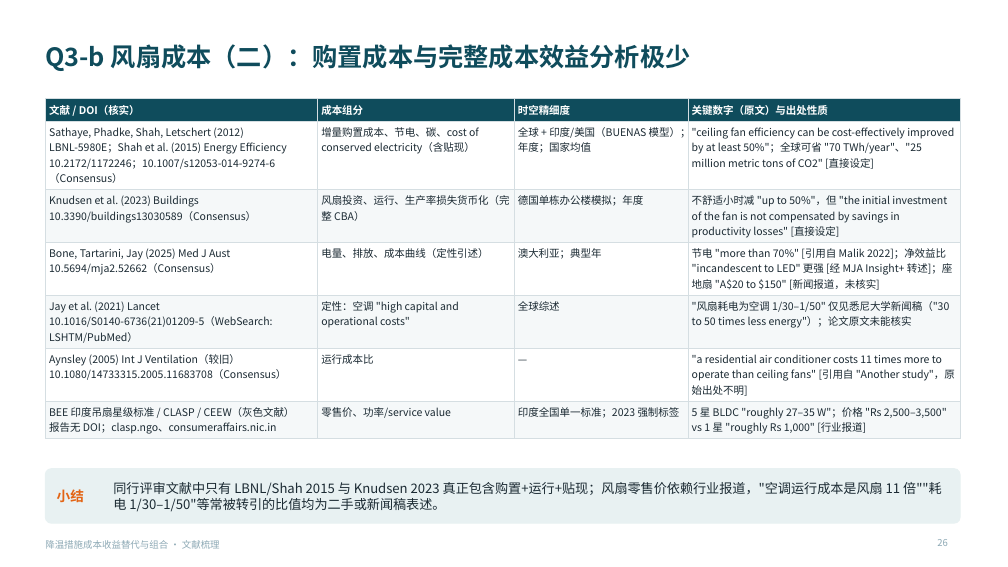
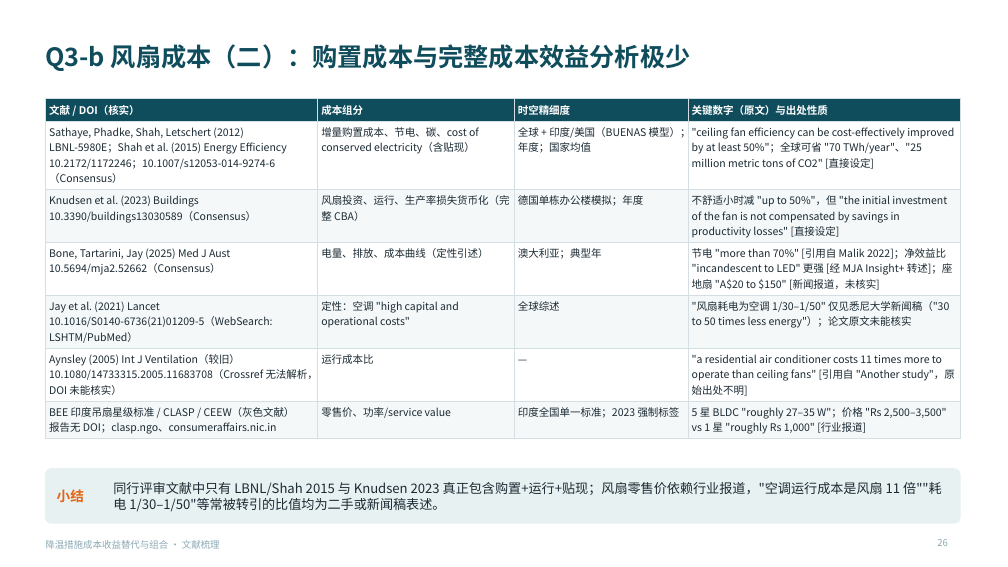
Before and after one commit to BoBoOrangeBIT/climate-paper6, a slide deck: slide 26 of lit_review_cooling/降温措施成本收益替代与组合_文献梳理.pptx. Drawn at 1008x567 pixels with LibreOffice and Linux fonts; fonts in the diff are those of the drawing. Boxes give left, top, right and bottom in pixels: in the first picture for what was removed or moved away, otherwise in the second. Text is boxed around its words. In the diff, an @@ line names an element or a change of style, - is before the commit and + after.

```diff
--- a/lit_review_cooling/降温措施成本收益替代与组合_文献梳理.pptx
+++ b/lit_review_cooling/降温措施成本收益替代与组合_文献梳理.pptx
@@ table at (45,98,960,438) @@
-row 6, column 1: Aynsley (2005) Int J Ventilation（较旧） / 10.1080/14733315.2005.11683708（Consensus）
+row 6, column 1: Aynsley (2005) Int J Ventilation（较旧） / 10.1080/14733315.2005.11683708（Crossref 无法解析，DOI 未能核实）
```
Also in this commit, not shown: 12 other slides changed, 10 other files.
